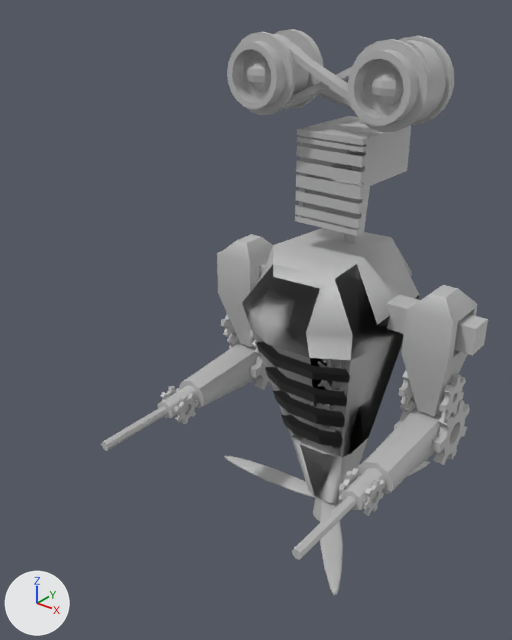
What one commit did to the FBX model Awesome-GGJ-2014-Game/Assets/Models/Characters/Mecha.fbx.
One viewpoint serves both versions: a 50 mm lens placed at (0.1, -0.1546, 0.0227), pointed at (-0.0092, -0.0182, -0.0619). Every picture has the same lights, and +X, +Y and +Z are marked at lower left. Where no turn or scale is listed for an object, it has been applied to the vertices.

Objects in the first picture: 'Body', 'arm', 'arm.001', 'arm2', 'arm2.001', 'arm3', 'arm3.001', 'band', 'chin', 'chinGrill', 'eye', 'eye1', 'polySurface21', 'polySurface22', 'shoulder.001', 'weaponTip', 'weaponTip.001'.
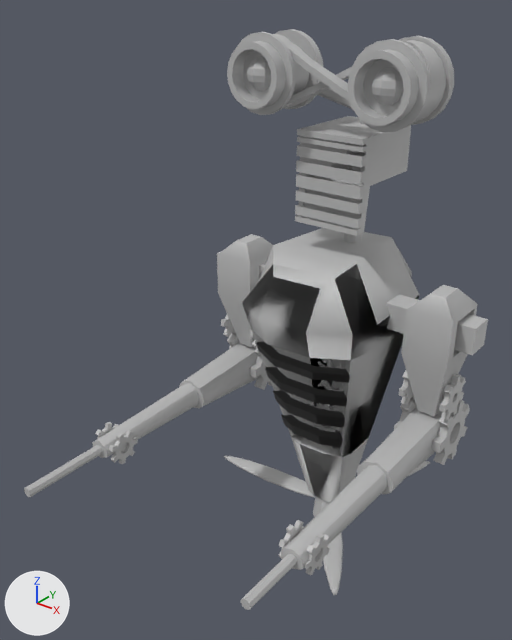
The change, as a list of edits to the scene's bpy script:
```text
Change ob_arm3:
    ob_arm3.location: (4.416, 9.529, 1.308) -> (4.416, 9.529, 3.818)
Change ob_weapontip_001:
    ob_weapontip_001.location: (-3.365, -9.431, 4.148) -> (-3.365, -9.431, 3.444)
Change ob_polysurface21:
    ob_polysurface21.location: (0.0, 0.0, 0.0) -> (0.0, -0.0251, 0.0)
Change ob_arm3_001:
    ob_arm3_001.location: (4.416, 9.529, 1.308) -> (4.416, 9.529, 3.818)
Change ob_polysurface22:
    ob_polysurface22.location: (0.0, 0.0, 0.0) -> (0.0, -0.0251, 0.0)
Change ob_weapontip:
    ob_weapontip.location: (-0.0337, -0.0415, -0.0943) -> (-0.0337, -0.0666, -0.0943)
```

Changed parts and their boxes [x1, y1, x2, y2] in the pictures (512 x 640 px):
'arm3.001', moved
    before: [341, 468, 386, 510]
    after: [281, 465, 388, 570]
'arm3', moved
    before: [158, 386, 198, 418]
    after: [92, 383, 199, 458]
'weaponTip.001', moved
    before: [292, 496, 356, 560]
    after: [241, 554, 297, 610]
'weaponTip', moved
    before: [101, 406, 168, 451]
    after: [24, 445, 103, 497]
'polySurface22.001', moved
    before: [363, 478, 385, 516]
    after: [304, 534, 330, 575]
'polySurface21', moved
    before: [174, 393, 199, 424]
    after: [109, 430, 138, 464]
'polySurface21.001', moved
    before: [338, 467, 360, 502]
    after: [279, 520, 304, 559]
'polySurface22', moved
    before: [160, 386, 180, 401]
    after: [95, 422, 119, 439]
